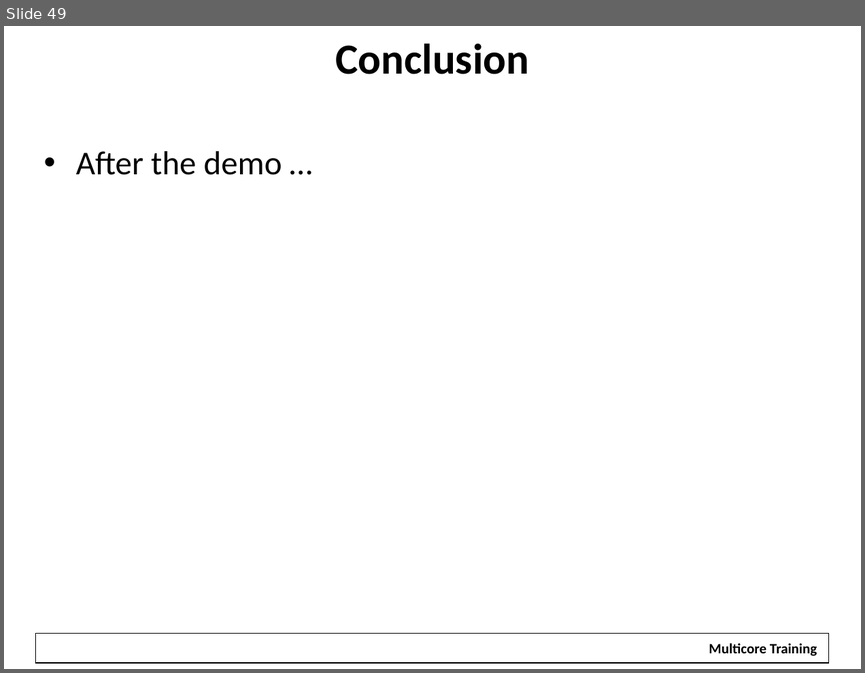
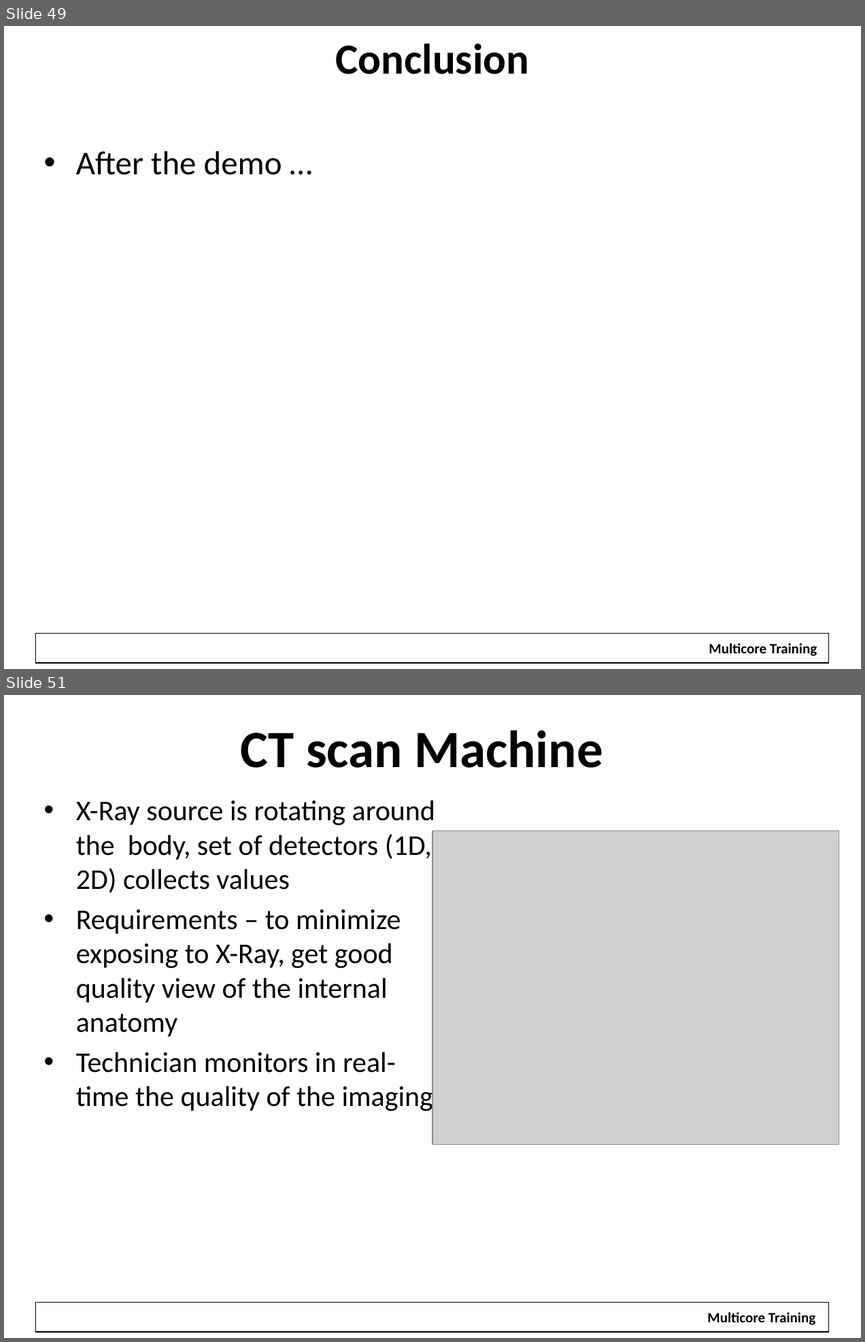
Before and after one commit to hari1989/keystone-workshop, a slide deck: slides/KeyStone Multicore Design.pptx. Shown one above the other, each under a label of ours: slide 49 before the commit, slides 49 and 51 after it; the slides between them are not shown. The pictures are 865x673 and 865x1342 pixels, drawn with LibreOffice and Linux fonts; fonts in the diff are those of the drawing; grey boxes stand for pictures; background and template pictures are left out. Boxes give left, top, right and bottom in pixels: in the first picture for what was removed or moved away, otherwise in the second. Text is boxed around its words. In the diff, an @@ line names an element or a change of style, - is before the commit and + after.

```diff
--- a/slides/KeyStone Multicore Design.pptx
+++ b/slides/KeyStone Multicore Design.pptx
@@ slide 51 added at [4, 695, 861, 1338], background #FFFFFF; not listed: 1 template element that a slide beside it also shows @@
@@ title added at [241, 730, 603, 768], 44 pt, text #000000, bold @@
+CT scan Machine
@@ text added at [76, 800, 435, 1113], 24 pt, text #000000 @@
+• X-Ray source is rotating around the body, set of detectors (1D, 2D) collects values
+• Requirements – to minimize exposing to X-Ray, get good quality view of the internal anatomy
+• Technician monitors in real-time the quality of the imaging
@@ picture added at [432, 830, 838, 1144] @@
@@ rectangle added at [698, 1304, 825, 1330], fill #FFFFFF, 12 pt, text #000000, bold @@
+Multicore Training
```
Also in this commit, not shown: 29 other slides added.
